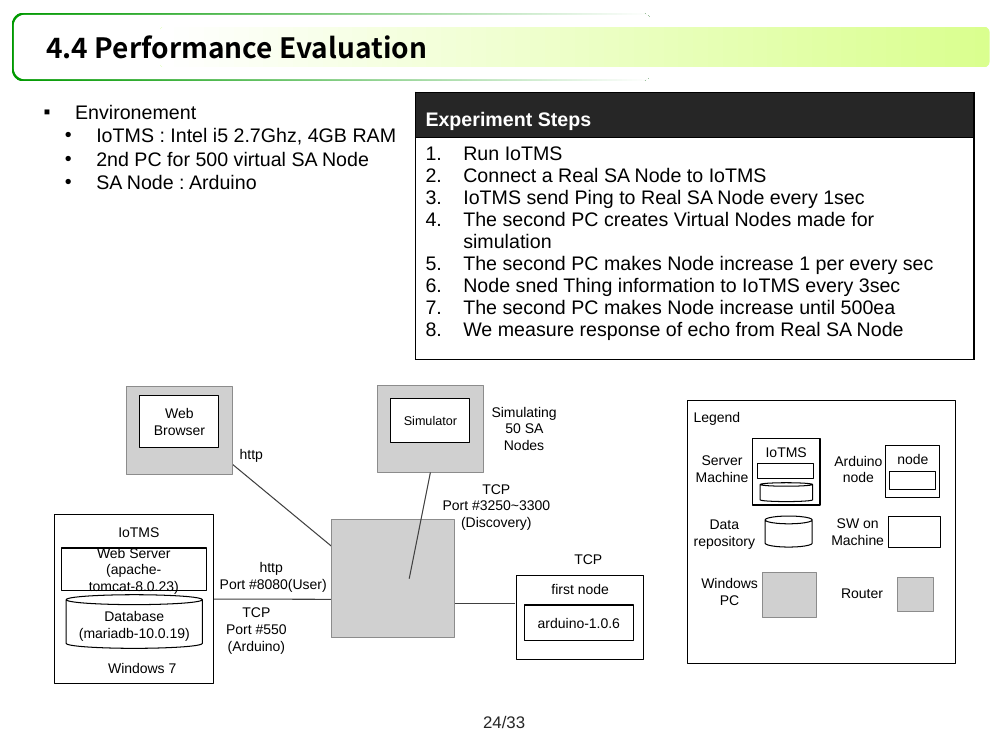
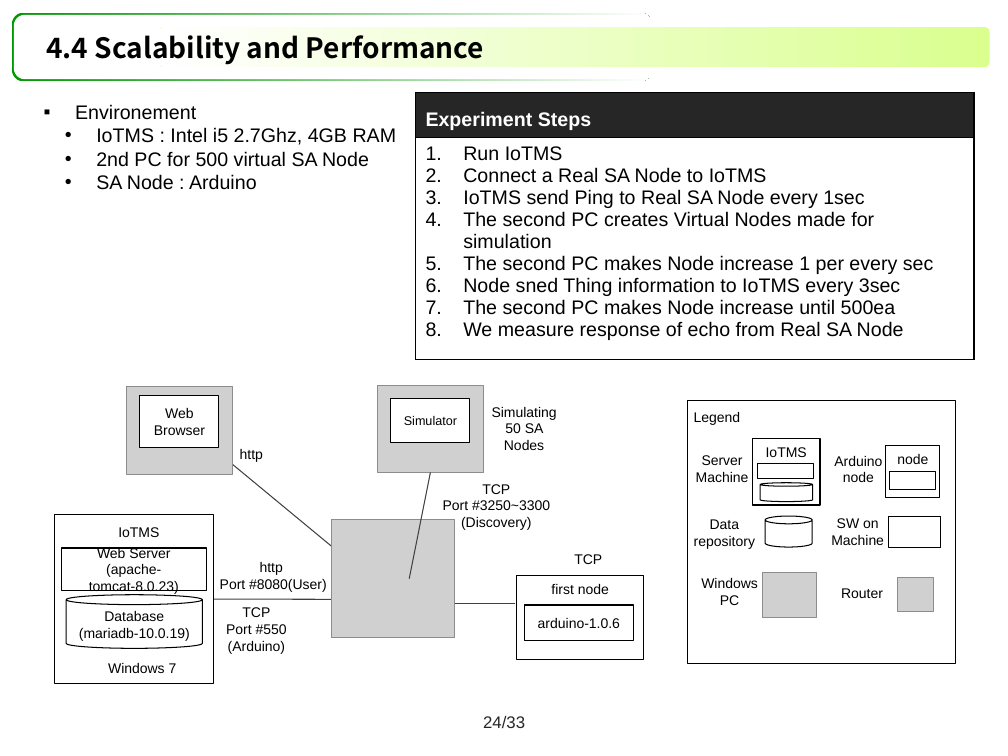
Before and after one commit to youkkwon/smarthome, a slide deck: slide 24 of doc/Docs/IoT System Final Presentation_06271447.pptx. Drawn at 1008x756 pixels with LibreOffice and Linux fonts; fonts in the diff are those of the drawing; grey boxes stand for pictures. Boxes give left, top, right and bottom in pixels: in the first picture for what was removed or moved away, otherwise in the second. Text is boxed around its words. In the diff, an @@ line names an element or a change of style, - is before the commit and + after.

```diff
--- a/doc/Docs/IoT System Final Presentation_06271447.pptx
+++ b/doc/Docs/IoT System Final Presentation_06271447.pptx
@@ title at [46, 35, 484, 65]: text changed @@
-4.4 Performance Evaluation
+4.4 Scalability and Performance
```
Also in this commit, not shown: 4 other slides changed.
